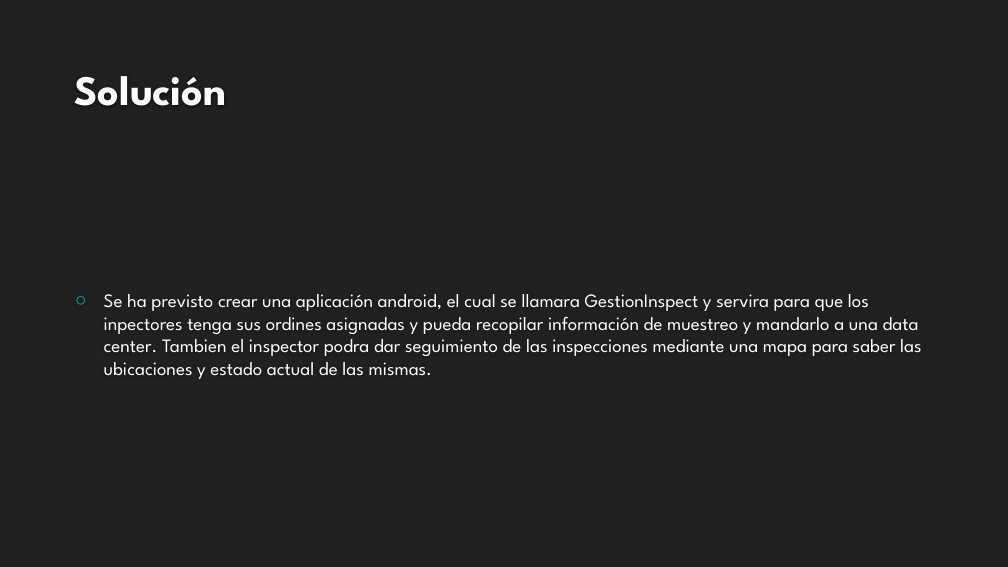
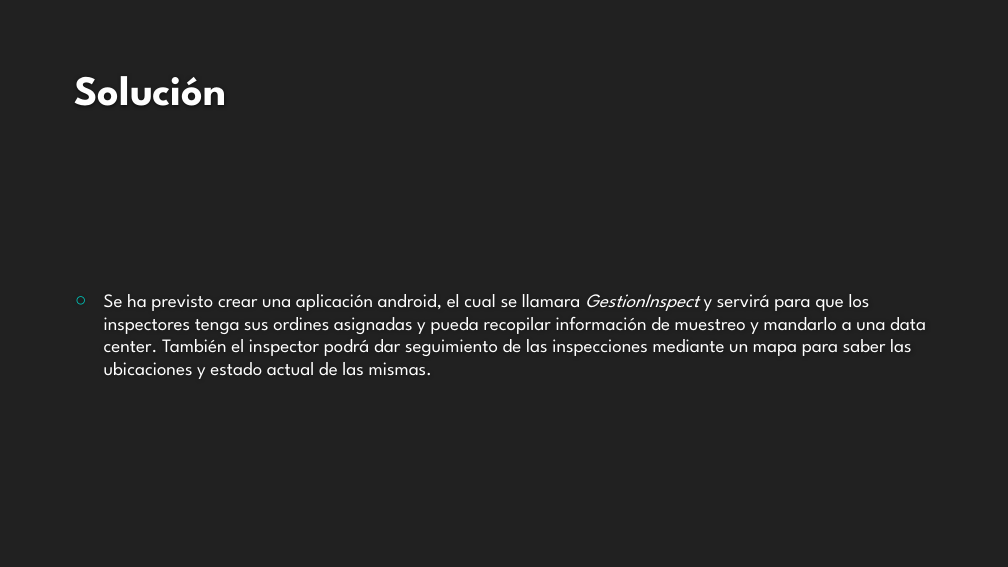
Before and after one commit to hideakiuchida/WebServiceGestionOperaciones, a slide deck: slide 3 of Resources/Proyecto Gestión de Operaciones de Inspección.pptx. Drawn at 1008x567 pixels with LibreOffice and Linux fonts; fonts in the diff are those of the drawing; background and template pictures are left out. Boxes give left, top, right and bottom in pixels: in the first picture for what was removed or moved away, otherwise in the second. Text is boxed around its words. In the diff, an @@ line names an element or a change of style, - is before the commit and + after.

```diff
--- a/Resources/Proyecto Gestión de Operaciones de Inspección.pptx
+++ b/Resources/Proyecto Gestión de Operaciones de Inspección.pptx
@@ text at (x1=104, y1=294, x2=926, y2=379): text changed @@
-○ Se ha previsto crear una aplicación android, el cual se llamara GestionInspect y servira para que los inpectores tenga sus ordines asignadas y pueda recopilar información de muestreo y mandarlo a una data center. Tambien el inspector podra dar seguimiento de las inspecciones mediante una mapa para saber las ubicaciones y estado actual de las mismas.
+○ Se ha previsto crear una aplicación android, el cual se llamara GestionInspect y servirá para que los inspectores tenga sus ordines asignadas y pueda recopilar información de muestreo y mandarlo a una data center. También el inspector podrá dar seguimiento de las inspecciones mediante un mapa para saber las ubicaciones y estado actual de las mismas.
```
Also in this commit, not shown: 2 other slides changed, 1 slide added, 6 other files.
